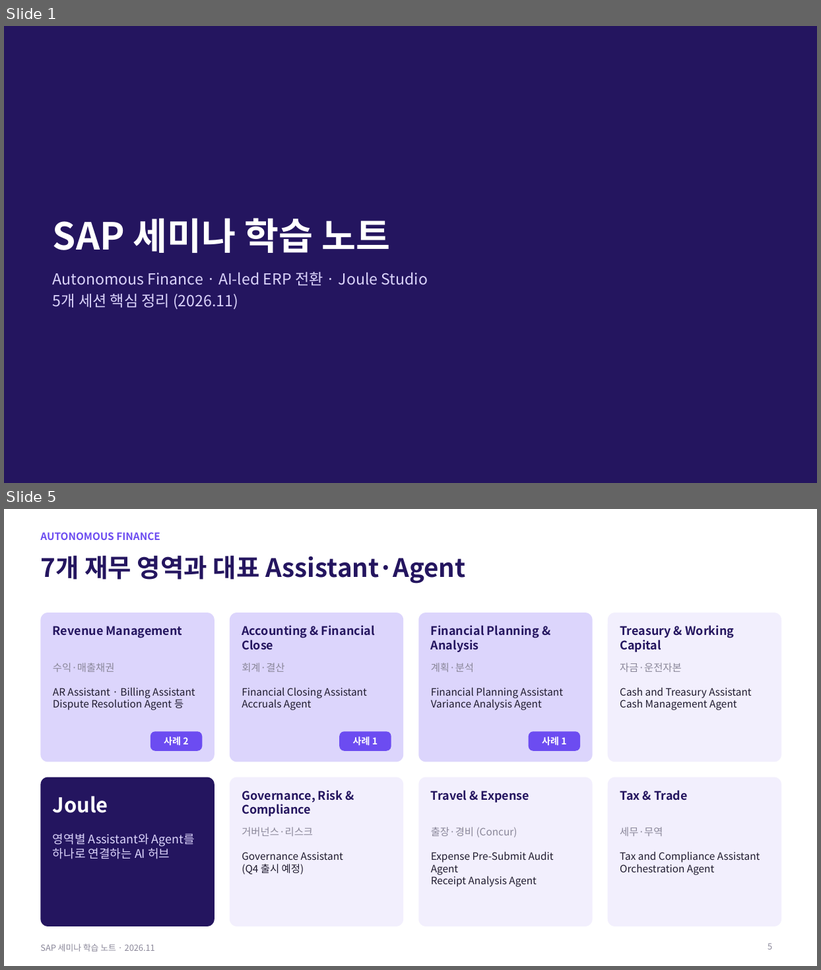
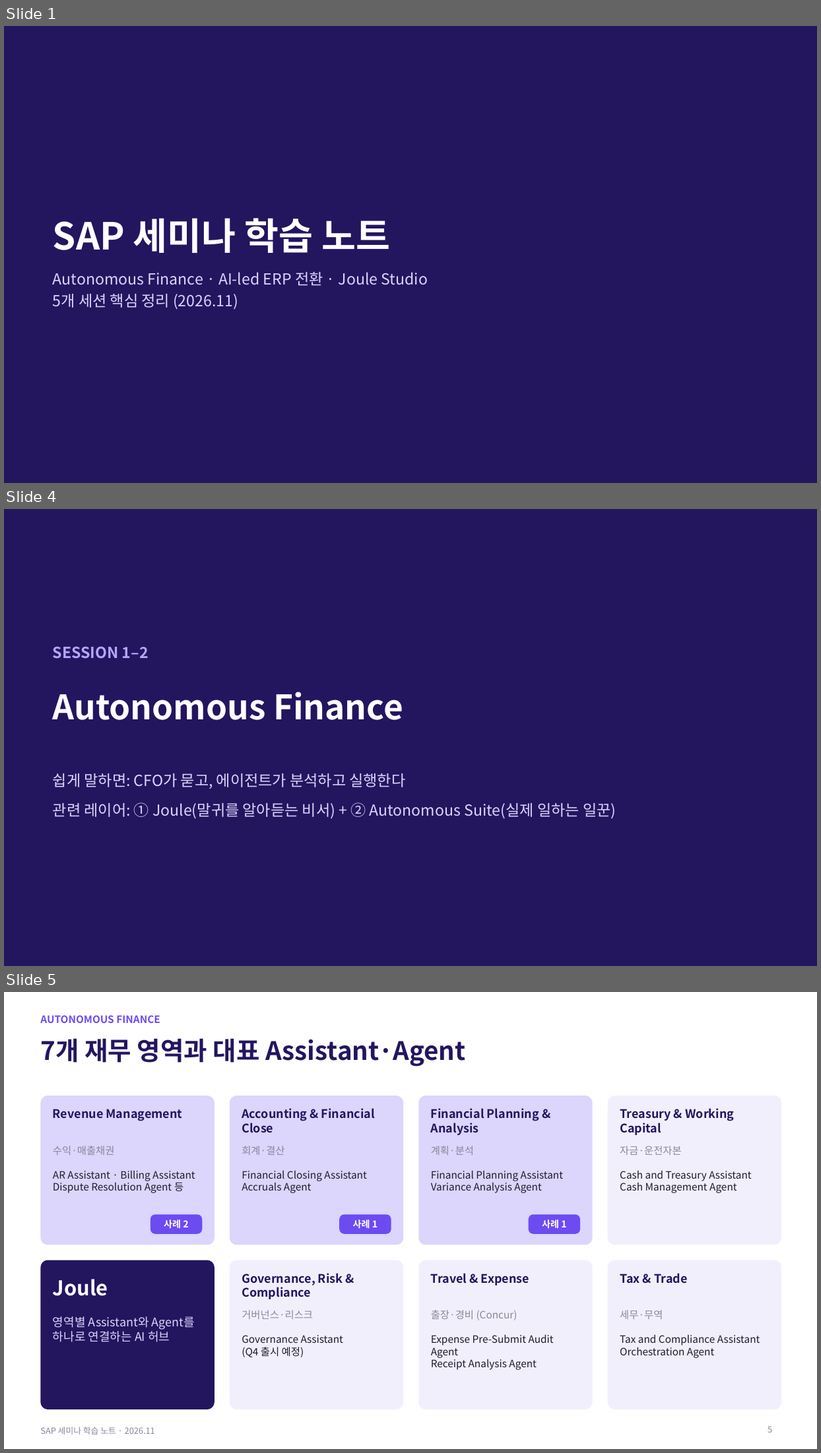
Before and after one commit to qhsghks9/qhsghks, a slide deck: SAP_Seminar_Notes.pptx. Shown one above the other, each under a label of ours: slides 1 and 5 before the commit, slides 1, 4 and 5 after it; the slides between them are not shown. The pictures are 821x970 and 821x1453 pixels, drawn with LibreOffice and Linux fonts; fonts in the diff are those of the drawing. Boxes give left, top, right and bottom in pixels: in the first picture for what was removed or moved away, otherwise in the second. Text is boxed around its words. In the diff, an @@ line names an element or a change of style, - is before the commit and + after.

```diff
--- a/SAP_Seminar_Notes.pptx
+++ b/SAP_Seminar_Notes.pptx
@@ slide 4 added at (4, 509, 817, 966), background #24155F @@
@@ text added at (53, 646, 149, 659), 18 pt, text #B6A6FF, bold @@
+SESSION 1–2
@@ title added at (53, 692, 403, 720), 40 pt, text #FFFFFF, bold @@
+Autonomous Finance
@@ text added at (53, 774, 616, 819), 18 pt, text #DCD5FC @@
+쉽게 말하면: CFO가 묻고, 에이전트가 분석하고 실행한다
+관련 레이어: ① Joule(말귀를 알아듣는 비서) + ② Autonomous Suite(실제 일하는 일꾼)
```
Also in this commit, not shown: 8 slides changed, 1 slide removed.
